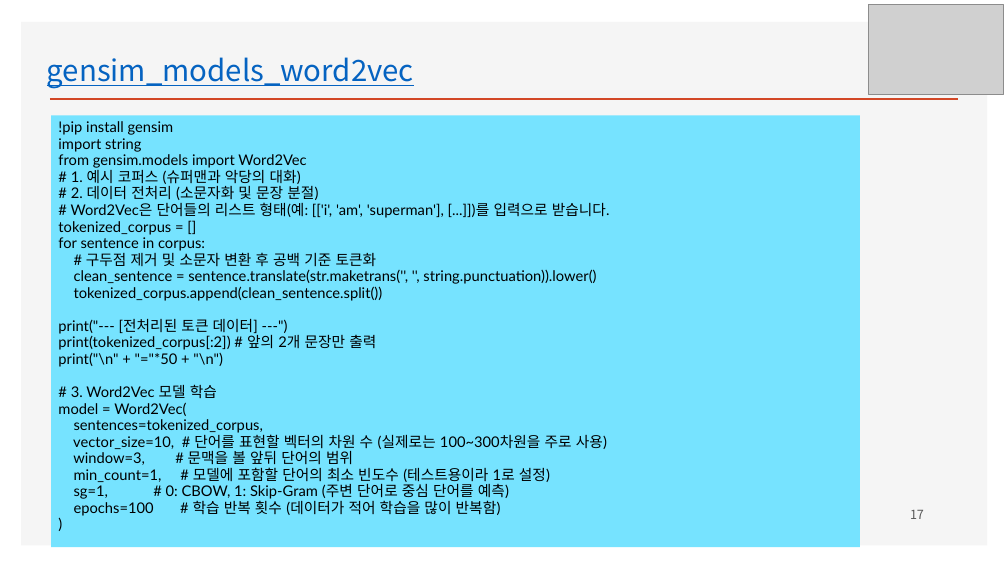
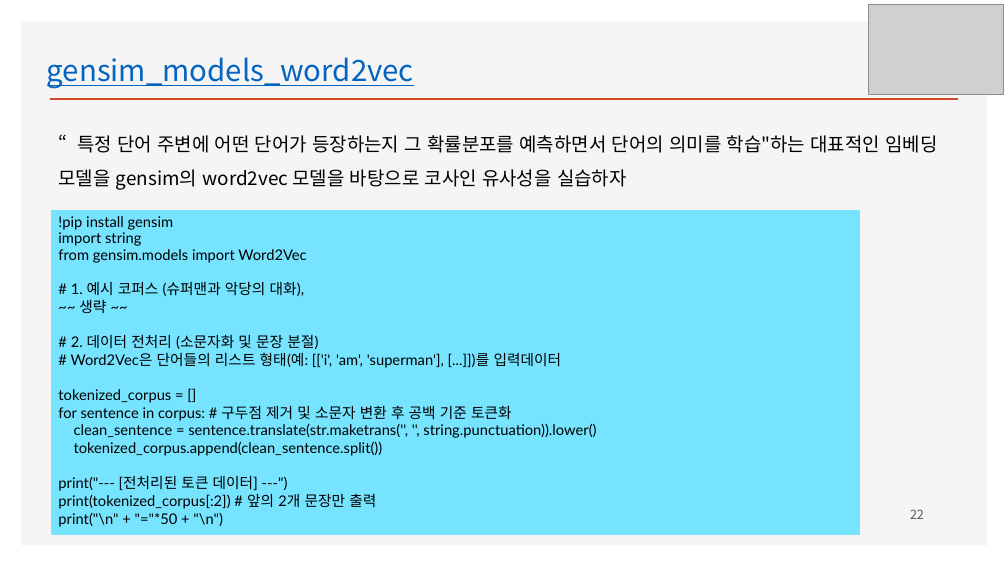
Before and after one commit to ancestor9/mathematics-for-machine-learning, a slide deck: slide 22 of Linear_Algebra/w8_Recommendation System.pptx (slide 17 before the commit). Drawn at 1008x567 pixels with LibreOffice and Linux fonts; fonts in the diff are those of the drawing; grey boxes stand for pictures; background and template pictures are left out. Boxes give left, top, right and bottom in pixels: in the first picture for what was removed or moved away, otherwise in the second. Text is boxed around its words. In the diff, an @@ line names an element or a change of style, - is before the commit and + after.

```diff
--- a/Linear_Algebra/w8_Recommendation System.pptx
+++ b/Linear_Algebra/w8_Recommendation System.pptx
@@ text added at [58,135,937,190], 18 pt, text #000000 @@
+“특정 단어 주변에 어떤 단어가 등장하는지 그 확률분포를 예측하면서 단어의 의미를 학습"하는 대표적인 임베딩 모델을 gensim의 word2vec 모델을 바탕으로 코사인 유사성을 실습하자
@@ rectangle "!pip install gensim": place and size @@
-rectangle "!pip install gensim" at [51,116,861,547]
+rectangle "!pip install gensim" at [51,210,861,535]
@@ text in rectangle at [71,282,305,313]: text changed @@
-# 1. 예시 코퍼스 (슈퍼맨과 악당의 대화)
+# 1. 예시 코퍼스 (슈퍼맨과 악당의 대화),
+~~ 생략 ~~
@@ text in rectangle at [58,335,596,527]: line spacing 15.8pt to 1 @@
@@ text in rectangle at [71,352,562,368]: text changed @@
-# Word2Vec은 단어들의 리스트 형태(예: [['i', 'am', 'superman'], [...]])를 입력으로 받습니다.
+# Word2Vec은 단어들의 리스트 형태(예: [['i', 'am', 'superman'], [...]])를 입력데이터
@@ text in rectangle at [58,384,607,516]: paragraphs removed @@
-# 3. Word2Vec 모델 학습
-model = Word2Vec(
-sentences=tokenized_corpus,
-vector_size=10, # 단어를 표현할 벡터의 차원 수 (실제로는 100~300차원을 주로 사용)
-window=3, # 문맥을 볼 앞뒤 단어의 범위
-min_count=1, # 모델에 포함할 단어의 최소 빈도수 (테스트용이라 1로 설정)
-sg=1, # 0: CBOW, 1: Skip-Gram (주변 단어로 중심 단어를 예측)
-epochs=100 # 학습 반복 횟수 (데이터가 적어 학습을 많이 반복함)
-)
@@ text in rectangle at [58,405,512,421]: text changed @@
-for sentence in corpus:
-# 구두점 제거 및 소문자 변환 후 공백 기준 토큰화
+for sentence in corpus: # 구두점 제거 및 소문자 변환 후 공백 기준 토큰화
@@ page number at [910,509,924,519]: text changed @@
-17
+22
```
Also in this commit, not shown: 7 other slides changed, 8 slides added, 3 slides removed.
